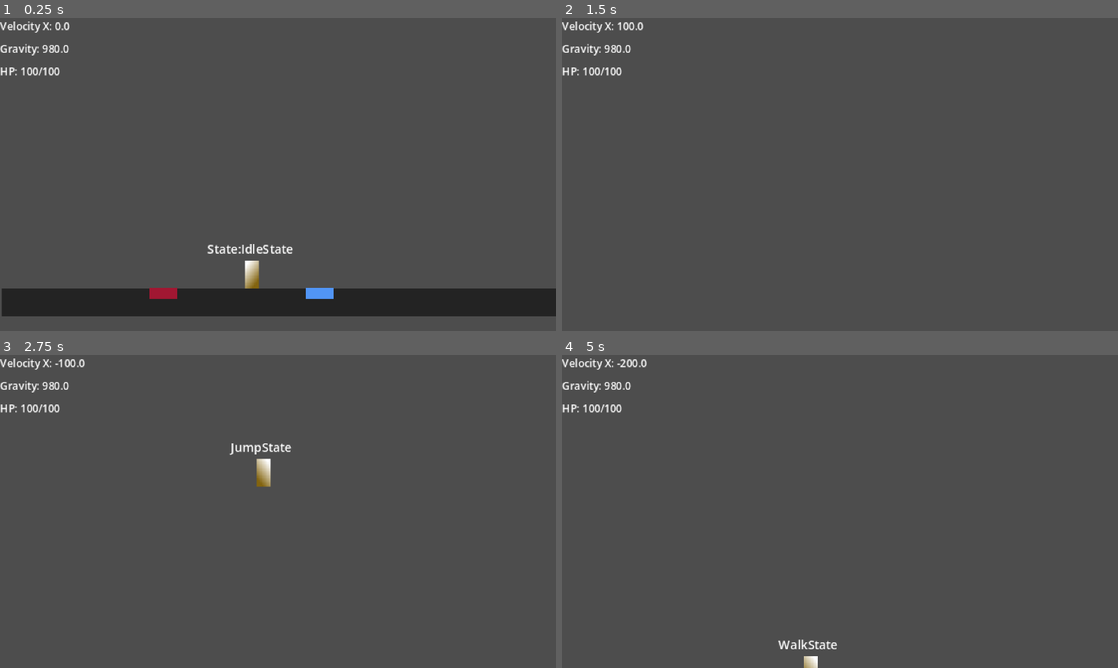
Above: before the commit, frames 1-4 (two rows, left to right).
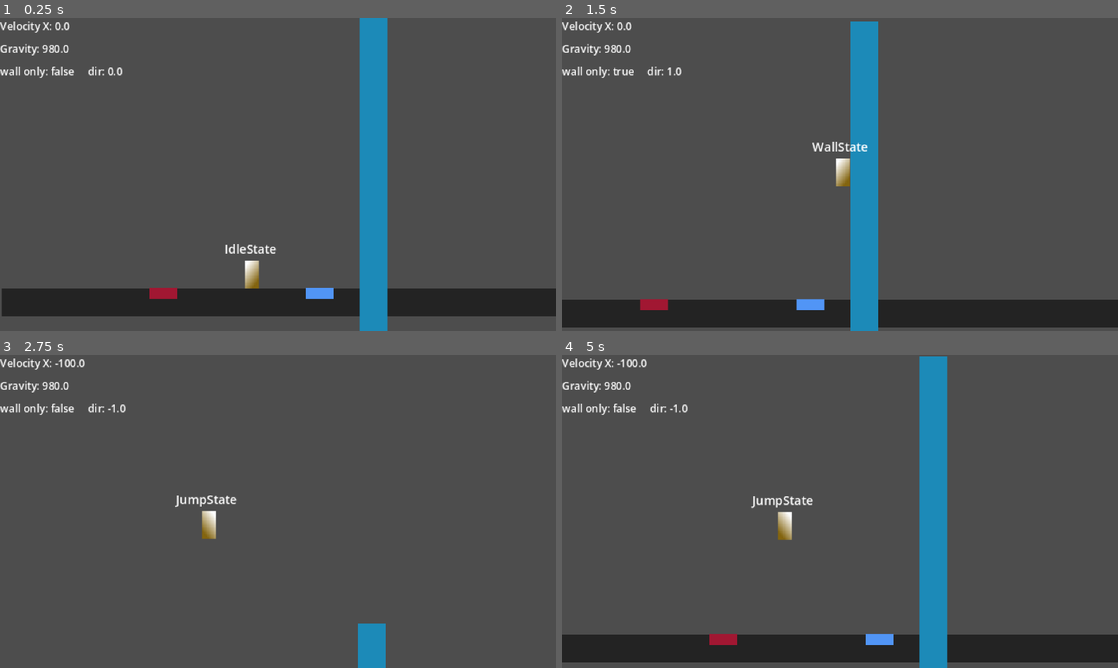
Above: after the commit, the same moments.

Repository: fixitman/plat
Game: Godot game, scene res://scenes/areas/area_1.tscn
Same seed, same stepped clock (60 frames per second), same inputs: the game is played once before the commit and once after it.
Inputs:
- Up to frame 1 (0.25 s): no input
- Up to frame 2 (1.5 s): hold Z (attack) 0.53-1.28 s; hold Right (move_right) from 0.53 s (still down); tap Up (jump) at 0.77, 1.07 s; tap Down (drop, bound only after the commit) at 0.8, 1.35 s
- Up to frame 3 (2.75 s): tap Up (jump) at 1.52, 1.55, 1.82 s; release Right (move_right) at 2.03 s; hold Left (move_left) from 2.03 s (still down); hold Up (jump) from 2.03 s (still down); tap Z (attack) at 2.3 s
- Up to frame 4 (5 s): release Left (move_left) at 2.78 s; release Up (jump) at 2.78 s; hold Right (move_right) 2.78-4.28 s; tap Z (attack) at 2.85, 4.35 s; tap Up (jump) at 3.02, 3.32, 3.77, 3.8, 4.07, 4.52, 4.82 s; tap Down (drop, bound only after the commit) at 3.05 s; hold Down (drop, bound only after the commit) 3.53-4.28 s; hold Left (move_left) from 4.28 s (still down)

The runs differ from the first frame. In frame 1, 5.7% of the frame differs, in the area x 0-70%, y 0-100%; in frame 2, 14%; in frame 3, 1.9%; in frame 4, 14%, in the area x 0-100%, y 0-100%.

Commit message:
added wall slide/jump

Diff:
--- a/project.godot
+++ b/project.godot
@@ -51,6 +51,11 @@
 "events": [Object(InputEventKey,"resource_local_to_scene":false,"resource_name":"","device":-1,"window_id":0,"alt_press …(192 unchanged characters)…
 ]
 }
+drop={
+"deadzone": 0.2,
+"events": [Object(InputEventKey,"resource_local_to_scene":false,"resource_name":"","device":-1,"window_id":0,"alt_pressed":false,"shift_pressed":false,"ctrl_pressed":false,"meta_pressed":false,"pressed":false,"keycode":0,"physical_keycode":4194322,"key_label":0,"unicode":0,"location":0,"echo":false,"script":null)
+]
+}
 
 [layer_names]
 
--- a/scenes/areas/area_1.tscn
+++ b/scenes/areas/area_1.tscn
@@ -8,6 +8,9 @@
 
 [sub_resource type="RectangleShape2D" id="RectangleShape2D_lxesk"]
 size = Vector2(1190, 16)
+
+[sub_resource type="RectangleShape2D" id="RectangleShape2D_5bvic"]
+size = Vector2(16, 1000)
 
 [node name="area1" type="Node2D" unique_id=1656774705]
 
@@ -76,5 +79,17 @@
 position = Vector2(183, 160)
 damage = -1000000
 
+[node name="wall" type="StaticBody2D" parent="World" unique_id=777374423]
+position = Vector2(206, 0)
+
+[node name="ColorRect" type="ColorRect" parent="World/wall" unique_id=1458180069]
+modulate = Color(0.11102348, 0.539642, 0.72278285, 1)
+offset_right = 16.0
+offset_bottom = 1000.0
+
+[node name="CollisionShape2D" type="CollisionShape2D" parent="World/wall" unique_id=1181191674]
+position = Vector2(8, 0)
+shape = SubResource("RectangleShape2D_5bvic")
+
 [node name="1wayPlatform" parent="." unique_id=146597342 instance=ExtResource("2_h3qae")]
 position = Vector2(248, 136)
--- a/scenes/areas/hud.gd
+++ b/scenes/areas/hud.gd
@@ -14,9 +14,10 @@
 	if player != null:
 		velocity_y.text = "Velocity X: " + str(player.velocity.x)
 		gravity.text = "Gravity: " + str(player.get_gravity().y)
-
+		hp.text = "wall only: %s     dir: %s" % [player.is_on_wall_only(),str(player.direction)]
 	pass
 
 
 func update_hp(new_hp, max_hp):
-	hp.text = "HP: %s/%s" % [new_hp, max_hp]
+	#hp.text = "HP: %s/%s" % [new_hp, max_hp]
+	pass
--- a/scenes/player/attack_state.gd
+++ b/scenes/player/attack_state.gd
@@ -4,20 +4,18 @@
 
 @export var idle_state : IdleState
 @export var jump_state : JumpState
-@export var fall_state : FallState
 
 
-func enter(previous_state: State) -> void:
+func enter(_previous_state: State) -> void:
 	player.play_animation("attack")
 	player.animation_player.animation_finished.connect(on_animation_finished)
 
 func on_animation_finished(_anim: String):
 	if player.is_on_floor():
 		state_machine.change_state(idle_state)
-	elif player.velocity.y < 0:
+	else:
 		state_machine.change_state(jump_state)
-	else:
-		state_machine.change_state(fall_state)
+
 
 func state_physics_process(delta: float) -> State:
 	player.apply_gravity(delta)
--- a/scenes/player/fall_state.gd
+++ b/scenes/player/fall_state.gd
@@ -3,6 +3,7 @@
 @export var idle_state: IdleState
 @export var walk_state: WalkState
 @export var attack_state: AttackState
+@export var wall_state: WallState
 @export var jump_force: float = 400
 @export var air_speed: float = 200
 
@@ -19,6 +20,8 @@
 	return null
 
 func state_process(_delta: float) -> State:
+	if player.is_on_wall_only() :
+		return wall_state
 	return null
 
 func state_physics_process(delta: float) -> State:
@@ -31,6 +34,8 @@
 		player.velocity.x = move_toward(player.velocity.x,0,air_speed * 2 * delta)#should take .5 sec
 	player.move_and_slide()
 
+	if player.is_on_wall_only():
+		return wall_state
 	if player.is_on_floor():
 		return walk_state if player.direction else idle_state
 	return null
--- a/scenes/player/idle_state.gd
+++ b/scenes/player/idle_state.gd
@@ -8,7 +8,7 @@
 func init() -> void:
 	pass
 
-func enter(previous_state: State) -> void:
+func enter(_previous_state: State) -> void:
 	player.play_animation("idle")
 	player.velocity = Vector2.ZERO
 	pass
--- a/scenes/player/jump_state.gd
+++ b/scenes/player/jump_state.gd
@@ -3,17 +3,18 @@
 @export var idle_state: IdleState
 @export var walk_state: WalkState
 @export var attack_state: AttackState
-@export var fall_state: FallState
+@export var wall_state: WallState
+
 @export var jump_force: float = 400
 @export var air_speed: float = 200
 
 func init() -> void:
 	pass
 
-func enter(previous_state: State) -> void:
+func enter(_previous_state: State) -> void:
 	if !player.is_on_floor():
 		return
-	player.play_animation("jump")
+
 	player.velocity.y = -jump_force
 	pass
 
@@ -23,6 +24,10 @@
 	return null
 
 func state_process(_delta: float) -> State:
+	if player.velocity.y <= 0:
+		player.play_animation("jump")
+	else:
+		player.play_animation("fall")
 	return null
 
 func state_physics_process(delta: float) -> State:
@@ -35,11 +40,14 @@
 		player.velocity.x = move_toward(player.velocity.x,0,air_speed * 2 * delta)#should take .5 sec
 	player.move_and_slide()
 
+	if player.is_on_wall_only():
+		return wall_state
+
 	if player.is_on_floor():
-		return walk_state if player.direction else idle_state
-
-	if player.velocity.y > 0:
-		return fall_state
+		if player.direction:
+			return walk_state
+		else:
+			return idle_state
 	return null
 
 func exit() -> void:
--- a/scenes/player/player.gd
+++ b/scenes/player/player.gd
@@ -11,6 +11,8 @@
 var direction : float
 
 func _ready() -> void:
+	#Engine.time_scale = .25
+
 	current_hp = max_hp
 	hp_changed.emit(current_hp,max_hp)
 	pass
--- a/scenes/player/player.tscn
+++ b/scenes/player/player.tscn
@@ -10,6 +10,7 @@
 [ext_resource type="Script" uid="uid://b6axvdpg86bo0" path="res://scenes/player/attack_state.gd" id="6_qek5x"]
 [ext_resource type="Script" uid="uid://dup2gvlcu53yq" path="res://scenes/player/statelabel.gd" id="8_qek5x"]
 [ext_resource type="Script" uid="uid://q5qlu5bktosj" path="res://scenes/player/fall_state.gd" id="9_h17s1"]
+[ext_resource type="Script" uid="uid://11wtxii2naok" path="res://scenes/player/wall_state.gd" id="10_je7p5"]
 
 [sub_resource type="Gradient" id="Gradient_3vyb7"]
 offsets = PackedFloat32Array(0.101626016, 1)
@@ -49,7 +50,7 @@
 
 [sub_resource type="Animation" id="Animation_h17s1"]
 resource_name = "attack"
-length = 0.19999999999999998
+length = 0.2
 tracks/0/type = "value"
 tracks/0/imported = false
 tracks/0/enabled = true
@@ -130,39 +131,50 @@
 jump_state = NodePath("../JumpState")
 metadata/_custom_type_script = "uid://ognk76w7b18e"
 
-[node name="WalkState" type="Node" parent="StateMachine" unique_id=1753360829 node_paths=PackedStringArray("jump_state", "attack_state", "idle_state")]
+[node name="WalkState" type="Node" parent="StateMachine" unique_id=1753360829 node_paths=PackedStringArray("jump_state", "attack_state", "idle_state", "wall_state")]
 unique_name_in_owner = true
 script = ExtResource("3_lvxji")
 jump_state = NodePath("../JumpState")
 attack_state = NodePath("../AttackState")
 idle_state = NodePath("../IdleState")
+wall_state = NodePath("../WallState")
 metadata/_custom_type_script = "uid://cho0wuvu62bel"
 
-[node name="JumpState" type="Node" parent="StateMachine" unique_id=1326889603 node_paths=PackedStringArray("idle_state", "walk_state", "attack_state", "fall_state")]
+[node name="JumpState" type="Node" parent="StateMachine" unique_id=1326889603 node_paths=PackedStringArray("idle_state", "walk_state", "attack_state", "wall_state")]
 unique_name_in_owner = true
 script = ExtResource("2_gmlin")
 idle_state = NodePath("../IdleState")
 walk_state = NodePath("../WalkState")
 attack_state = NodePath("../AttackState")
-fall_state = NodePath("../FallState")
-jump_force = 2000.0
+wall_state = NodePath("../WallState")
 air_speed = 100.0
 metadata/_custom_type_script = "uid://b546tw8bmdw73"
 
-[node name="AttackState" type="Node" parent="StateMachine" unique_id=364067538 node_paths=PackedStringArray("idle_state", "jump_state", "fall_state")]
+[node name="AttackState" type="Node" parent="StateMachine" unique_id=364067538 node_paths=PackedStringArray("idle_state", "jump_state")]
 unique_name_in_owner = true
 script = ExtResource("6_qek5x")
 idle_state = NodePath("../IdleState")
 jump_state = NodePath("../JumpState")
-fall_state = NodePath("../FallState")
 metadata/_custom_type_script = "uid://b6axvdpg86bo0"
 
-[node name="FallState" type="Node" parent="StateMachine" unique_id=1464839074 node_paths=PackedStringArray("idle_state", "walk_state", "attack_state")]
+[node name="FallState" type="Node" parent="StateMachine" unique_id=1464839074 node_paths=PackedStringArray("idle_state", "walk_state", "attack_state", "wall_state")]
+unique_name_in_owner = true
 script = ExtResource("9_h17s1")
 idle_state = NodePath("../IdleState")
 walk_state = NodePath("../WalkState")
 attack_state = NodePath("../AttackState")
+wall_state = NodePath("../WallState")
 metadata/_custom_type_script = "uid://q5qlu5bktosj"
+
+[node name="WallState" type="Node" parent="StateMachine" unique_id=1728877779 node_paths=PackedStringArray("idle_state", "walk_state", "attack_state", "jump_state")]
+unique_name_in_owner = true
+script = ExtResource("10_je7p5")
+idle_state = NodePath("../IdleState")
+walk_state = NodePath("../WalkState")
+attack_state = NodePath("../AttackState")
+jump_state = NodePath("../JumpState")
+wall_gravity = 50.0
+metadata/_custom_type_script = "uid://11wtxii2naok"
 
 [node name="StateLabel" type="Label" parent="." unique_id=1085147576 node_paths=PackedStringArray("state_machine")]
 offset_left = -35.0
--- a/scenes/player/statelabel.gd
+++ b/scenes/player/statelabel.gd
@@ -6,7 +6,7 @@
 
 func _ready() -> void:
 	if state_machine.current_state:
-		text = "State:" + state_machine.current_state.name
+		text = state_machine.current_state.name
 		state_machine.state_chenged.connect(update_text)
 	pass
 
--- a/scenes/player/walk_state.gd
+++ b/scenes/player/walk_state.gd
@@ -1,22 +1,24 @@
 class_name WalkState extends State
 
-@export var jump_state :State
-@export var attack_state: State
-@export var idle_state : State
+@export var jump_state :JumpState
+@export var attack_state: AttackState
+@export var idle_state :IdleState
+@export var wall_state : WallState
+
 @export var SPEED = 200.0
 
 
 func init() -> void:
 	pass
 
-func enter(previous_state: State) -> void:
+func enter(_previous_state: State) -> void:
 	player.play_animation("walk")
 	pass
 
-func state_input(_event: InputEvent) -> State:
-	if _event.is_action_pressed("jump") && player.is_on_floor():
+func state_input(event: InputEvent) -> State:
+	if event.is_action_pressed("jump") && player.is_on_floor():
 		return jump_state
-	if _event.is_action_pressed("attack"):
+	if event.is_action_pressed("attack"):
 		return attack_state
 	return null
 
@@ -25,14 +27,16 @@
 
 func state_physics_process(delta: float) -> State:
 	player.update_direction()
+	if !player.direction :
+		return idle_state
 	player.update_sprite_flip()
 	player.apply_gravity(delta)
-	if !player.direction :
-		return idle_state
 
 	player.velocity.x = player.direction * SPEED
 	player.move_and_slide()
 
+	if player.is_on_wall():
+		return wall_state
 	if !player.is_on_floor():
 		return jump_state
 	return null
--- /dev/null
+++ b/scenes/player/wall_state.gd
@@ -0,0 +1,62 @@
+class_name WallState extends State
+
+@export var idle_state: IdleState
+@export var walk_state: WalkState
+@export var attack_state: AttackState
+@export var jump_state : JumpState
+@export var jump_force: float = 400
+@export var air_speed: float = 200
+@export var wall_gravity : float = 450
+@export var wall_jump_force: float = 800
+
+var jump_requested : bool = false
+
+func init() -> void:
+	pass
+
+func enter(_previous_state: State) -> void:
+	player.play_animation("wall")
+	player.velocity = Vector2.ZERO
+	pass
+
+func state_input(event: InputEvent) -> State:
+	if event.is_action_pressed("drop"):
+		return jump_state
+	jump_requested = event.is_action_pressed("jump")
+
+	return null
+
+func state_process(_delta: float) -> State:
+	if !can_wall_slide():
+		if player.is_on_floor():
+			if player.direction != 0:
+				return walk_state
+			else:
+				return idle_state
+		else:
+			return jump_state
+	return null
+
+func state_physics_process(_delta: float) -> State:
+	player.update_direction()
+	player.update_sprite_flip()
+	if jump_requested:
+		jump_requested = false
+		player.velocity.y = -jump_force
+		player.velocity.x = player.get_wall_normal().x * wall_jump_force
+	else:
+		player.velocity.y = wall_gravity
+		player.velocity.x = player.direction * air_speed
+	player.move_and_slide()
+
+	#if player.is_on_floor():
+		#return walk_state if player.direction else idle_state
+	#if !player.is_on_wall_only():
+		#return fall_state
+	return null
+
+func exit() -> void:
+	pass
+
+func can_wall_slide() -> bool:
+	return player.is_on_wall()
Not shown, added: scenes/player/wall_state.gd.uid
